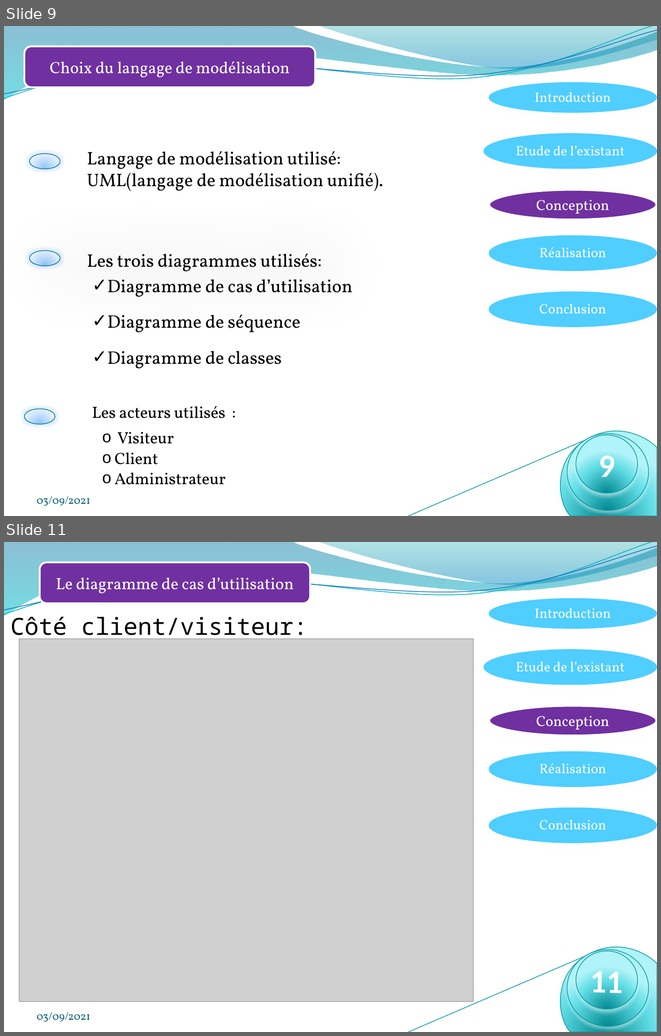
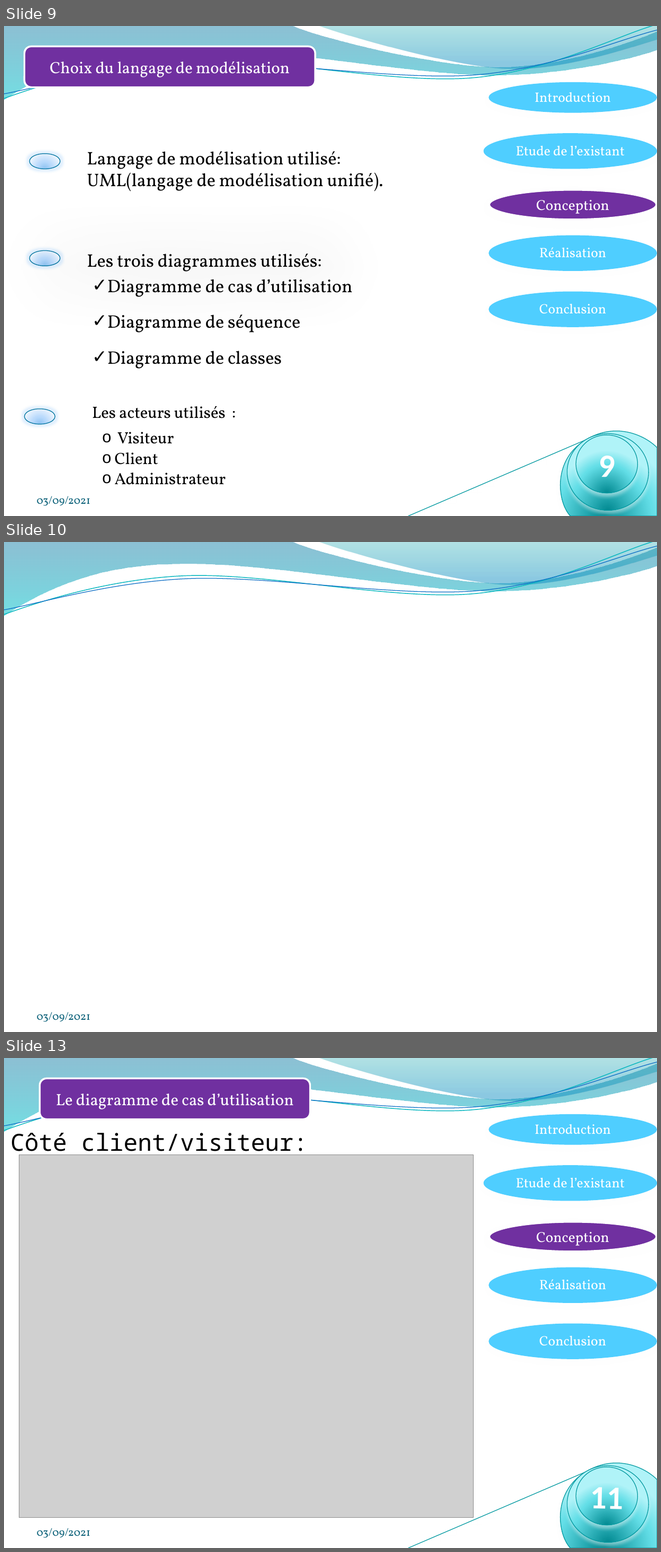
Before and after one commit to badreddine2010/e-shop, a slide deck: conception/Rapport/présentation soutenance Pfe_Bad_Afpa.pptx. Shown one above the other, each under a label of ours: slides 9 and 11 before the commit, slides 9, 10 and 13 after it; the slides between them are not shown. The pictures are 661x1036 and 661x1552 pixels, drawn with LibreOffice and Linux fonts; fonts in the diff are those of the drawing; grey boxes stand for pictures; background and template pictures are left out. Boxes give left, top, right and bottom in pixels: in the first picture for what was removed or moved away, otherwise in the second. Text is boxed around its words. In the diff, an @@ line names an element or a change of style, - is before the commit and + after.

```diff
--- a/conception/Rapport/présentation soutenance Pfe_Bad_Afpa.pptx
+++ b/conception/Rapport/présentation soutenance Pfe_Bad_Afpa.pptx
@@ slide 10 added at (4, 542, 657, 1032), background picture (left out); not listed: 4 template elements that a slide beside it also shows @@
@@ text added at (37, 1012, 90, 1022), 12 pt, text #045D75 @@
+03/09/2021
@@ what was slide 11 is now slide 13 @@
```
Also in this commit, not shown: 2 slides changed, 1 other slide added, 3 other files.
